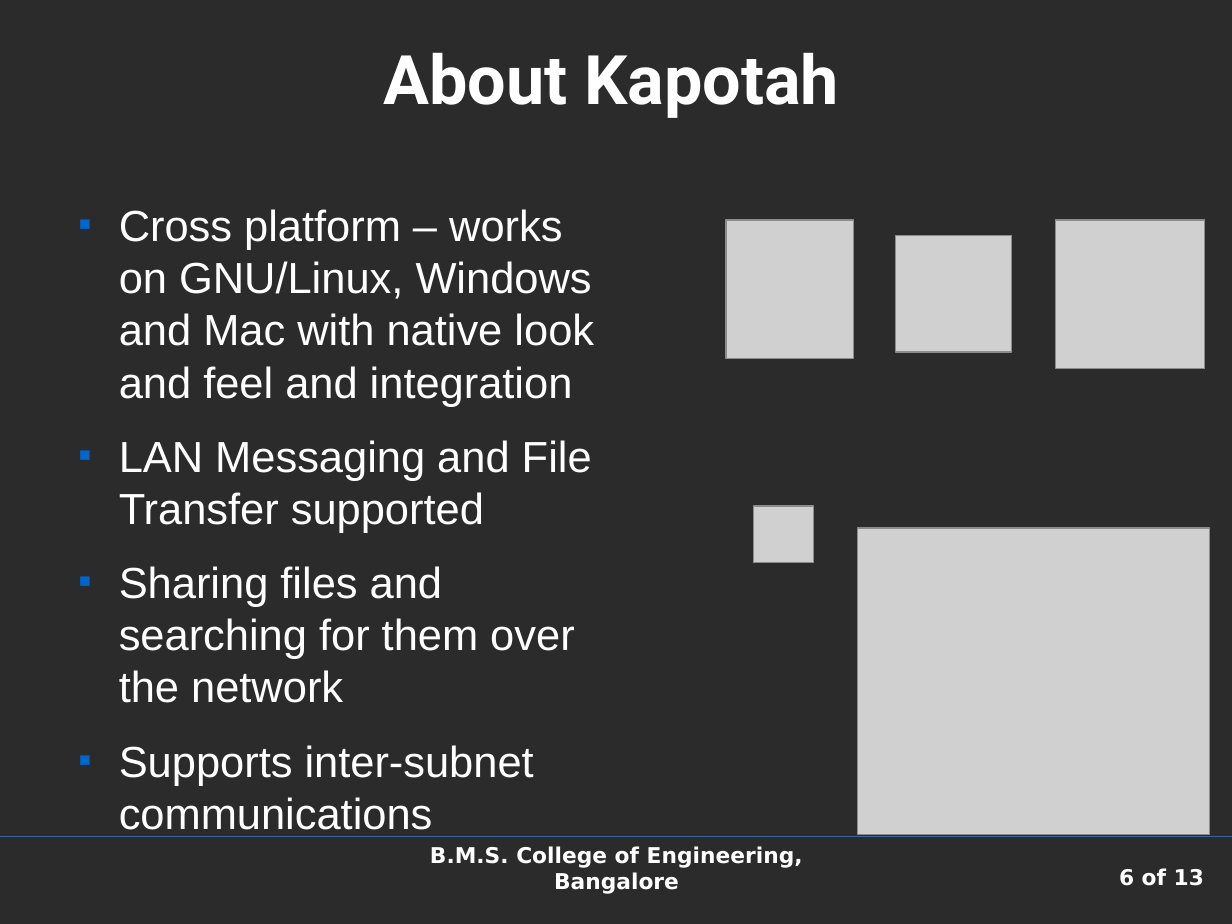
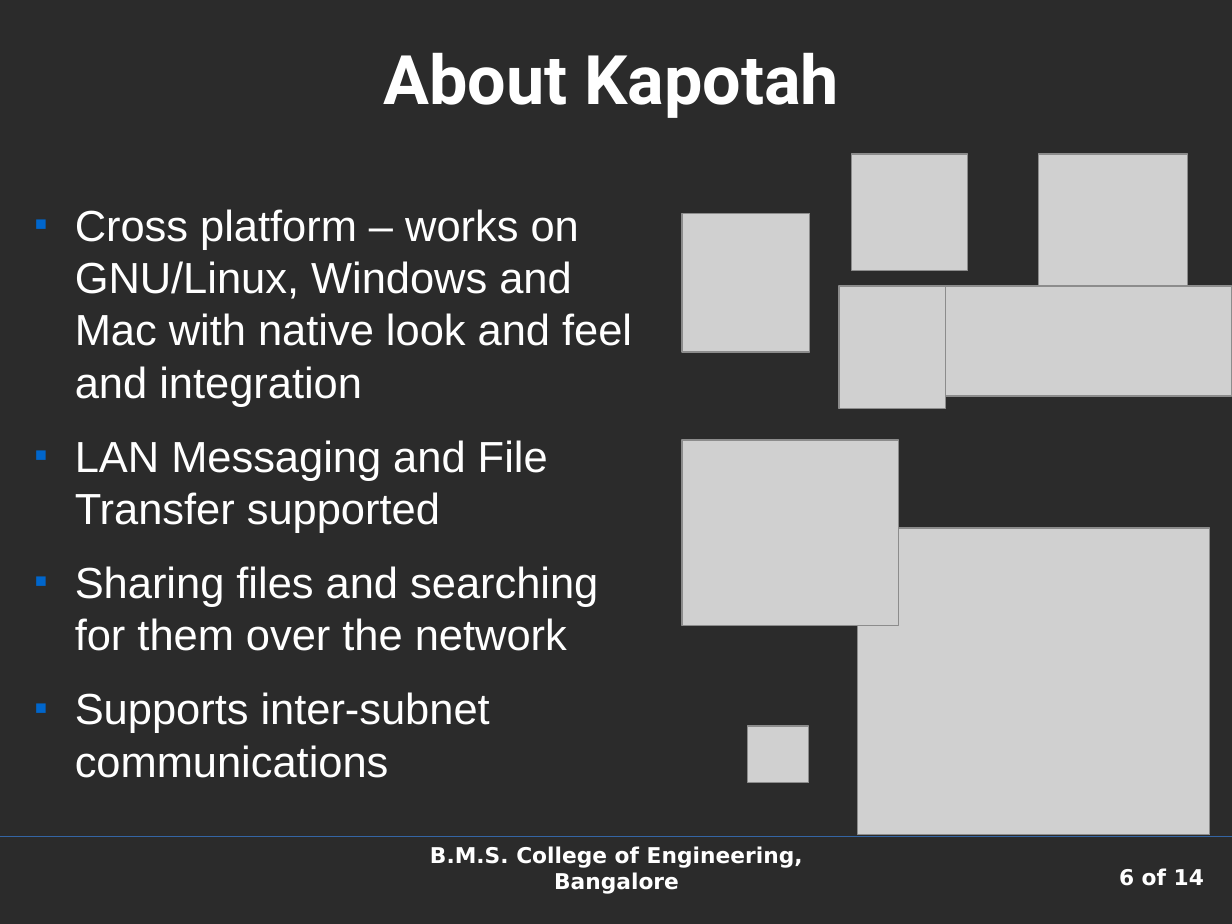
Before and after one commit to shaan7/Kapotah, a slide deck: slide 6 of docs/presentation.odp. Drawn at 1232x924 pixels with LibreOffice and Linux fonts; fonts in the diff are those of the drawing; grey boxes stand for pictures; background and template pictures are left out; a plain dark background stands for a picture behind light text. Boxes give left, top, right and bottom in pixels: in the first picture for what was removed or moved away, otherwise in the second. Text is boxed around its words. In the diff, an @@ line names an element or a change of style, - is before the commit and + after.

```diff
--- a/docs/presentation.odp
+++ b/docs/presentation.odp
@@ picture added at box(852, 154, 968, 271) @@
@@ picture added at box(1040, 154, 1188, 303) @@
@@ text "Cross platform – works on ..." rewrapped from box(119, 209, 594, 786) to box(75, 209, 632, 778) @@
@@ picture: place and size @@
-picture at box(727, 220, 855, 359)
+picture at box(682, 214, 811, 352)
@@ picture: place and size @@
-picture at box(895, 236, 1012, 352)
+picture at box(840, 286, 947, 408)
@@ picture: place and size @@
-picture at box(1056, 220, 1205, 369)
+picture at box(946, 286, 1232, 396)
@@ picture: place and size @@
-picture at box(754, 506, 814, 563)
+picture at box(682, 440, 899, 626)
@@ picture added at box(748, 727, 808, 784) @@
@@ page number at box(1119, 868, 1204, 886): text changed @@
-6 of 13
+6 of 14
```
Also in this commit, not shown: 5 other slides changed, 2 slides added, 1 slide removed, 3 other files.
